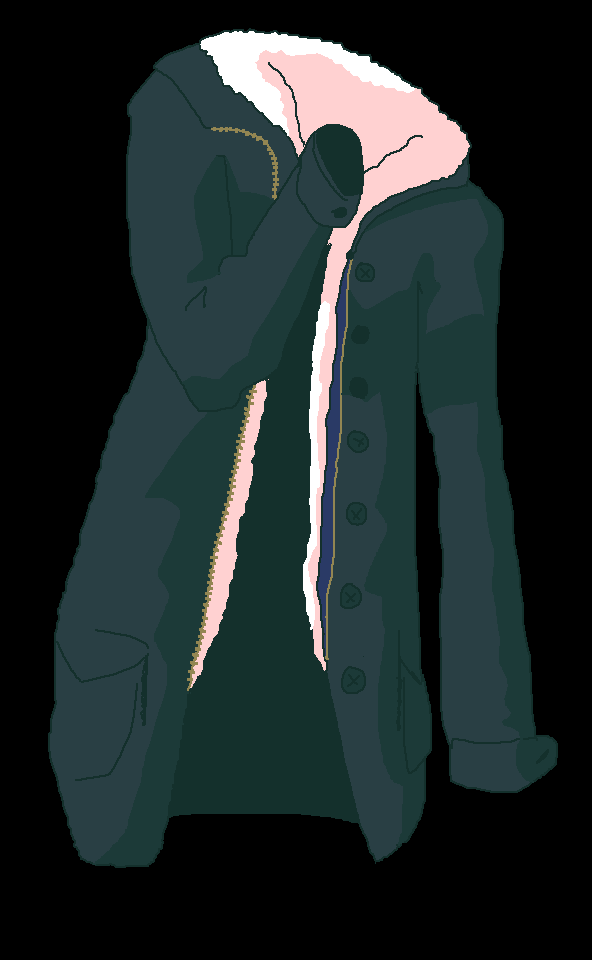
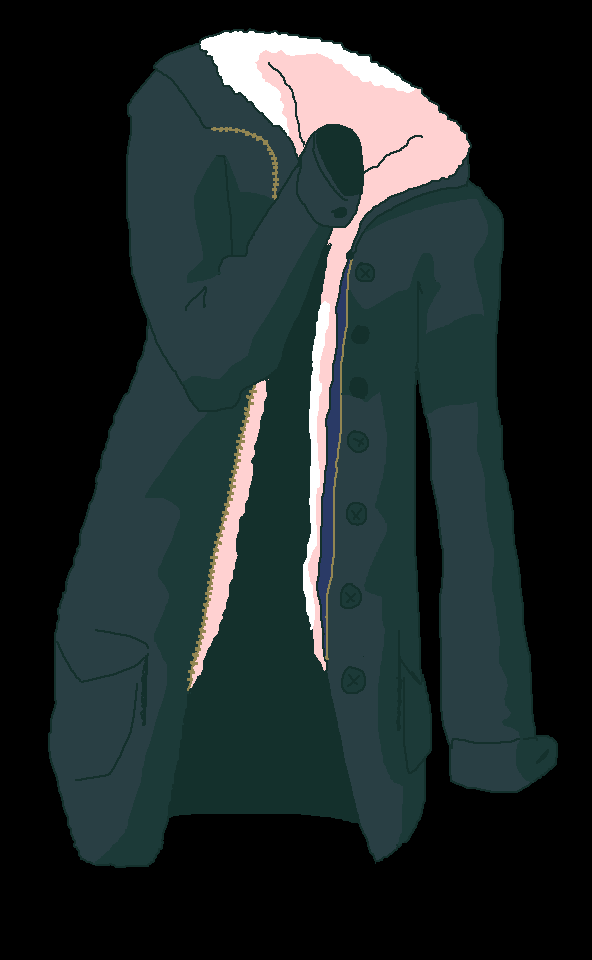
Comparing the layer stacks of the two 592 × 960 images. Changes:
painted on "body" over [417, 269, 501, 545]
